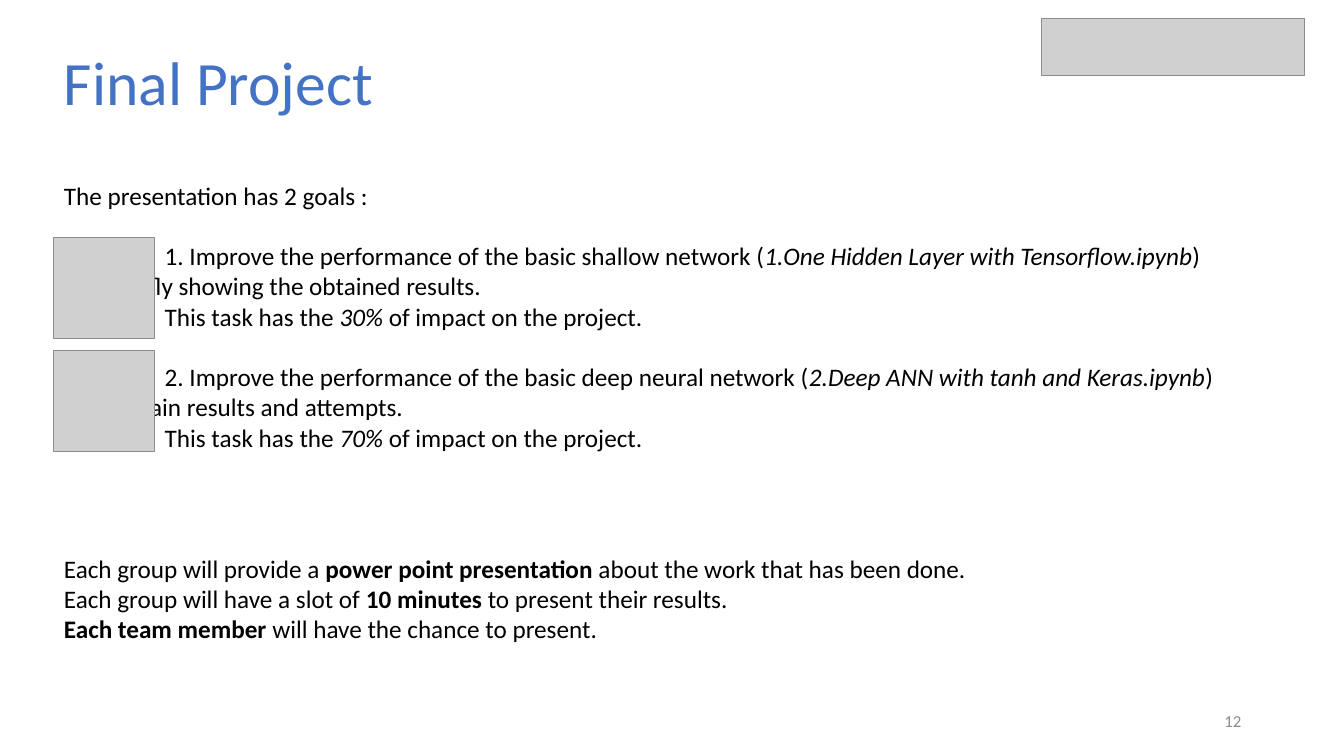
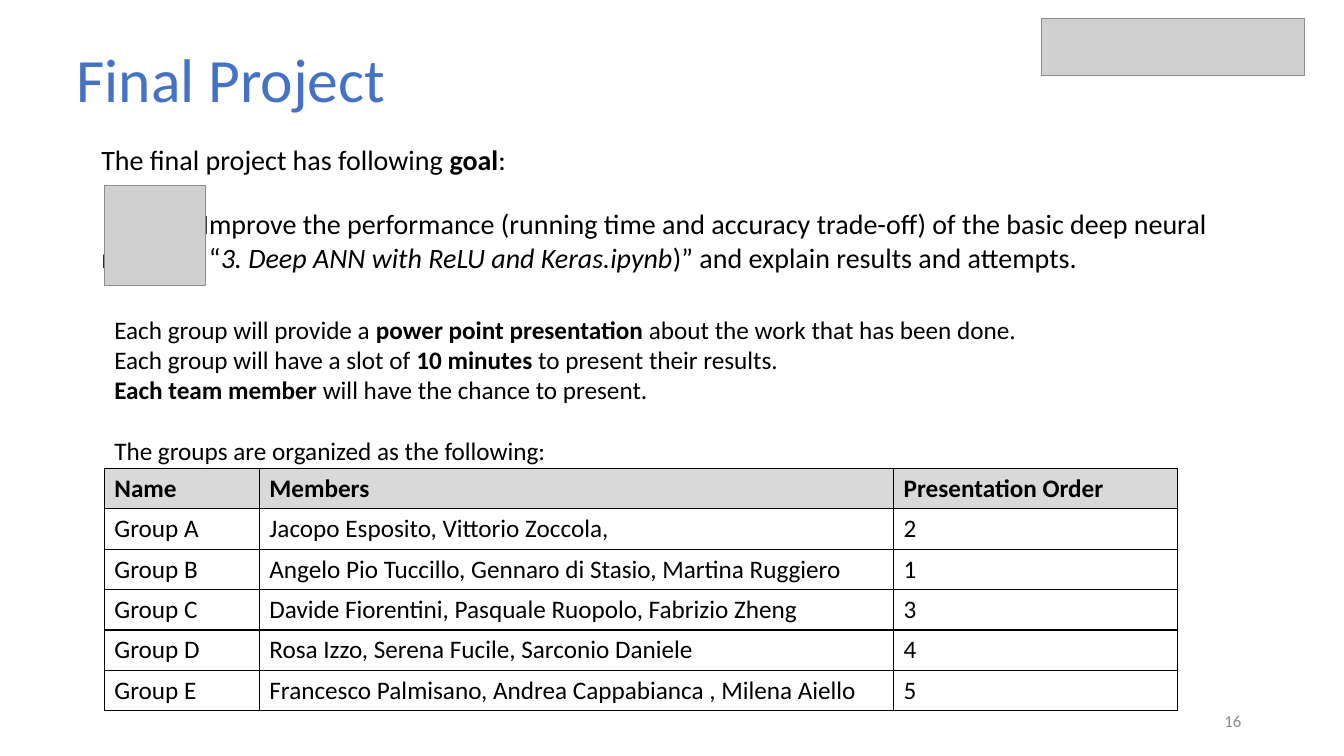
Before and after one commit to aserena7/Artificial-Neural-Networks---Parthenope-Univeristy-, a slide deck: slide 16 of ANN_Parthenope_19052023.pptx (slide 12 before the commit). Drawn at 1344x756 pixels with LibreOffice and Linux fonts; fonts in the diff are those of the drawing; grey boxes stand for pictures. Boxes give left, top, right and bottom in pixels: in the first picture for what was removed or moved away, otherwise in the second. Text is boxed around its words. In the diff, an @@ line names an element or a change of style, - is before the commit and + after.

```diff
--- a/ANN_Parthenope_19052023.pptx
+++ b/ANN_Parthenope_19052023.pptx
@@ text "Final Project": place and size @@
-text "Final Project" at bbox=[64, 62, 373, 116]
+text "Final Project" at bbox=[76, 59, 386, 113]
@@ text at bbox=[101, 150, 1206, 275]: text changed; size 18 to 20 pt @@
-The presentation has 2 goals :
-1. Improve the performance of the basic shallow network (1.One Hidden Layer with Tensorflow.ipynb) and briefly showing the obtained results.
-This task has the 30% of impact on the project.
-2. Improve the performance of the basic deep neural network (2.Deep ANN with tanh and Keras.ipynb) and explain results and attempts.
-This task has the 70% of impact on the project.
+The final project has following goal:
+Improve the performance (running time and accuracy trade-off) of the basic deep neural network “3. Deep ANN with ReLU and Keras.ipynb)” and explain results and attempts.
@@ picture: place and size @@
-picture at bbox=[54, 351, 155, 452]
+picture at bbox=[105, 186, 206, 286]
@@ picture removed at bbox=[54, 238, 155, 339] @@
@@ text "Each group will provide a ...": place and size @@
-text "Each group will provide a ..." at bbox=[64, 560, 966, 642]
+text "Each group will provide a ..." at bbox=[114, 321, 1016, 465]
@@ text at bbox=[114, 442, 546, 465]: paragraph added @@
+The groups are organized as the following:
@@ table added at bbox=[105, 469, 1179, 711], 6 rows, 3 columns @@
+Name | Members | Presentation Order
+Group A | Jacopo Esposito, Vittorio Zoccola, | 2
+Group B | Angelo Pio Tuccillo, Gennaro di Stasio, Martina Ruggiero | 1
+Group C | Davide Fiorentini, Pasquale Ruopolo, Fabrizio Zheng | 3
+Group D | Rosa Izzo, Serena Fucile, Sarconio Daniele | 4
+Group E | Francesco Palmisano, Andrea Cappabianca , Milena Aiello | 5
@@ page number at bbox=[1224, 716, 1241, 727]: text changed @@
-12
+16
```
Also in this commit, not shown: 6 other slides changed, 5 slides added, 1 slide removed.
